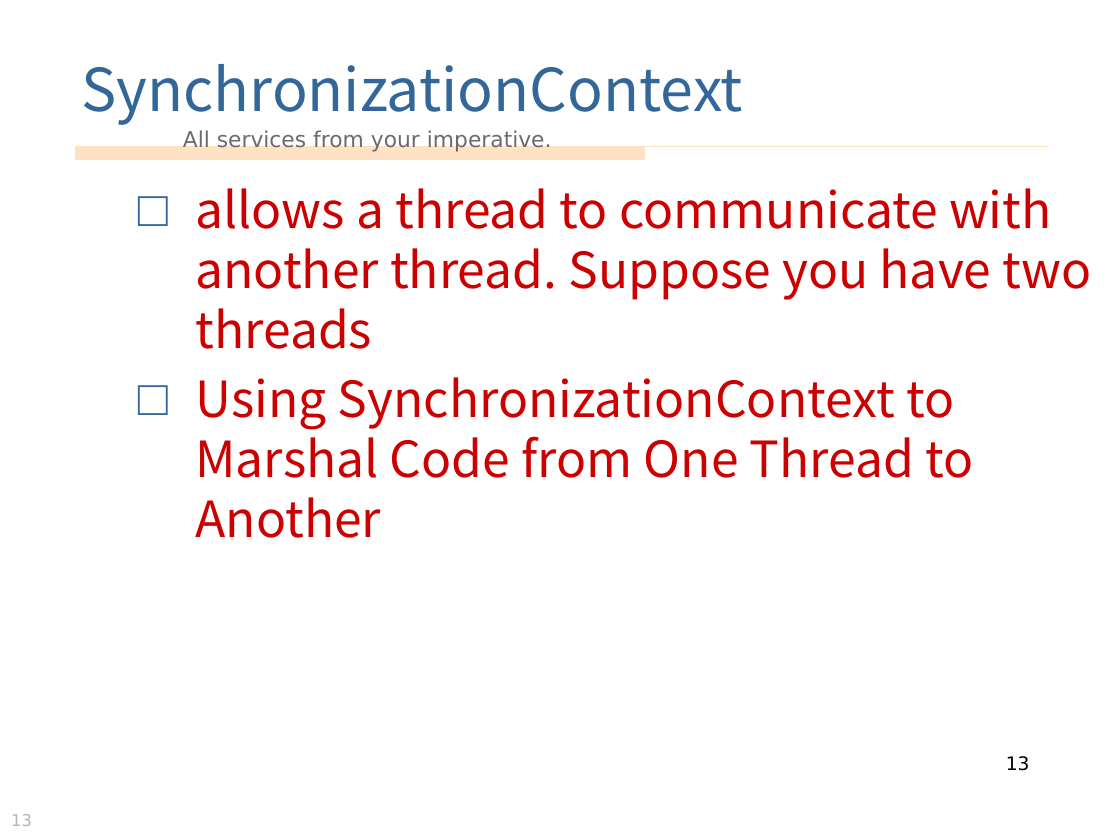
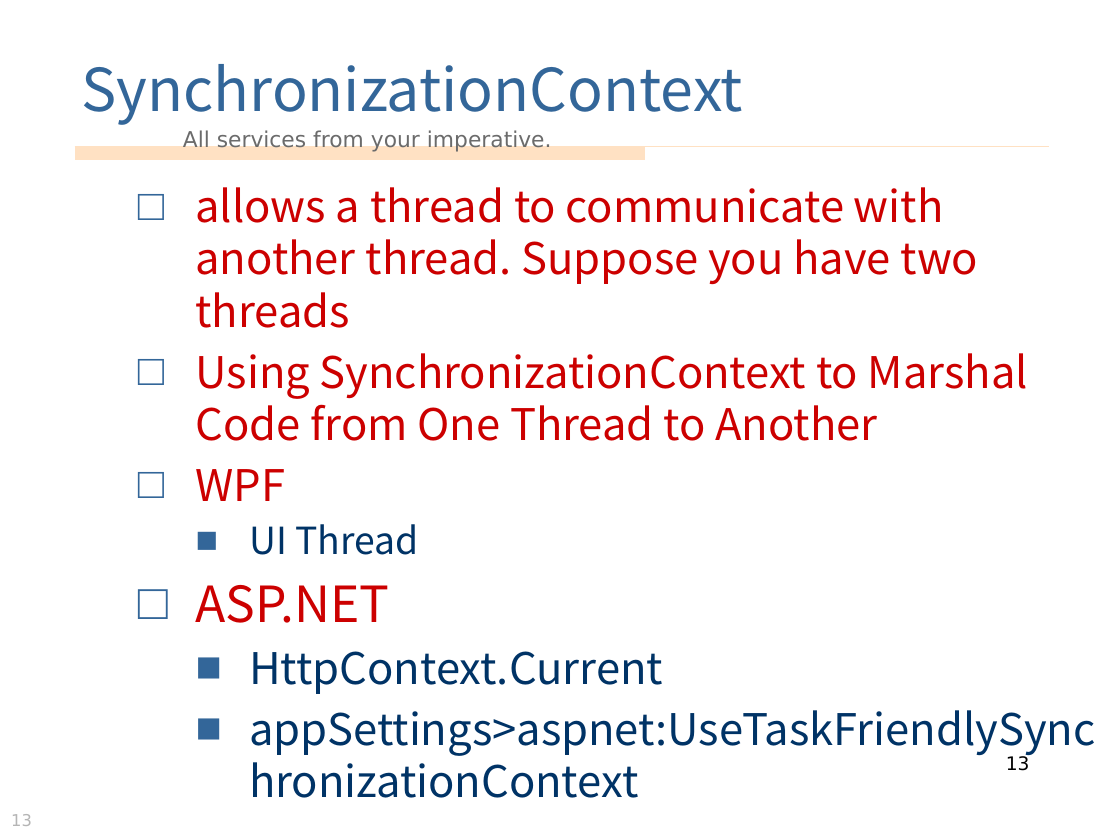
Before and after one commit to vulcanlee/Parallel_Asynchronous_Sample, a slide deck: slide 13 of 多執行緒處理和非同步處理.pptx. Drawn at 1120x840 pixels with LibreOffice and Linux fonts; fonts in the diff are those of the drawing; background and template pictures are left out. Boxes give left, top, right and bottom in pixels: in the first picture for what was removed or moved away, otherwise in the second. Text is boxed around its words. In the diff, an @@ line names an element or a change of style, - is before the commit and + after.

```diff
--- a/多執行緒處理和非同步處理.pptx
+++ b/多執行緒處理和非同步處理.pptx
@@ text at [196, 187, 1028, 441]: size 32 to 28 pt in "allows a thread to communicate with another ...", "Using SynchronizationContext to Marshal Code from One ..." @@
@@ text at [196, 469, 1095, 756]: paragraphs added @@
+□ WPF
+  ■ UI Thread
+□ ASP.NET
+  ■ HttpContext.Current
+  ■ appSettings>aspnet:UseTaskFriendlySynchronizationContext
```
Also in this commit, not shown: 1 other slide changed, 1 slide added, 25 other files.
